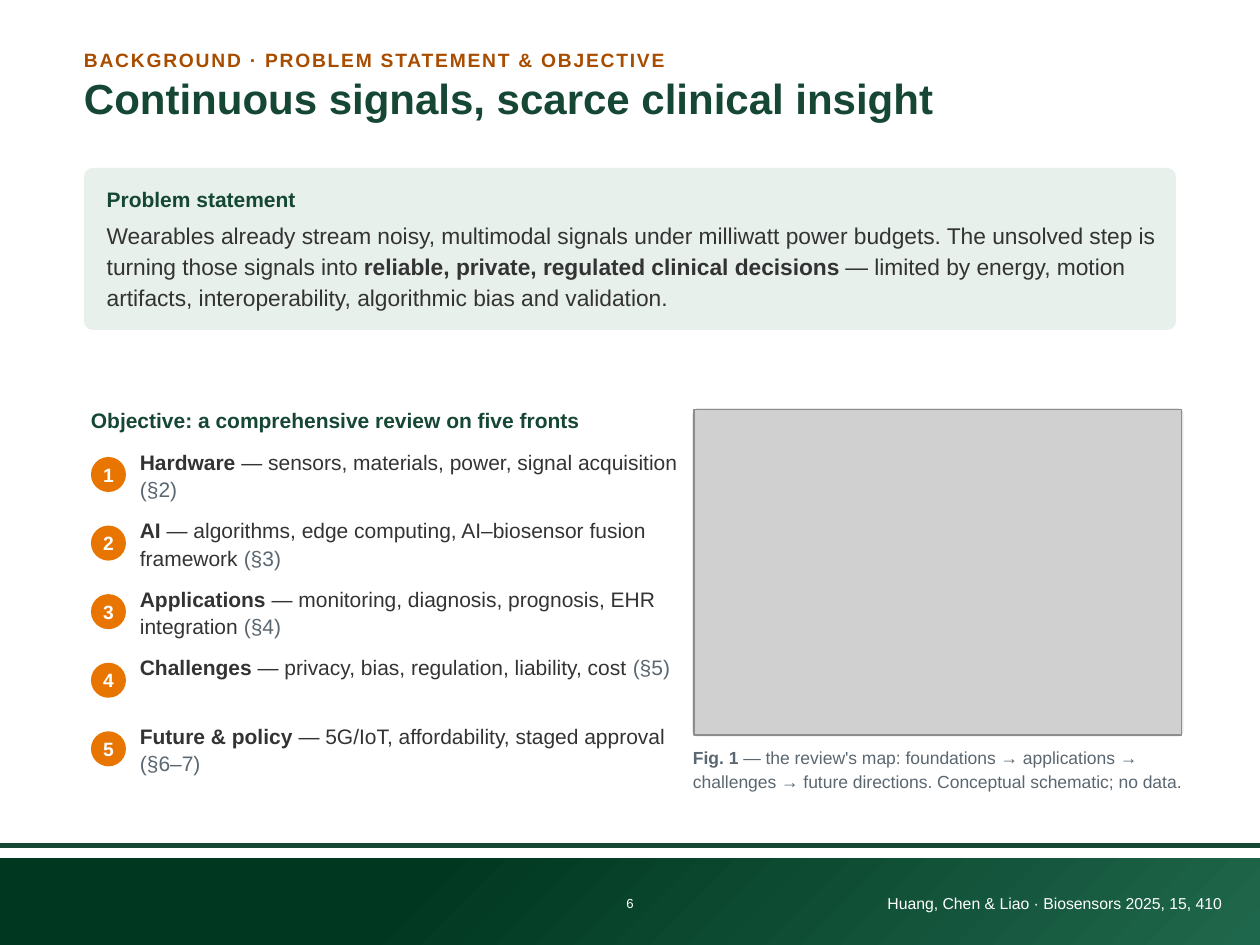
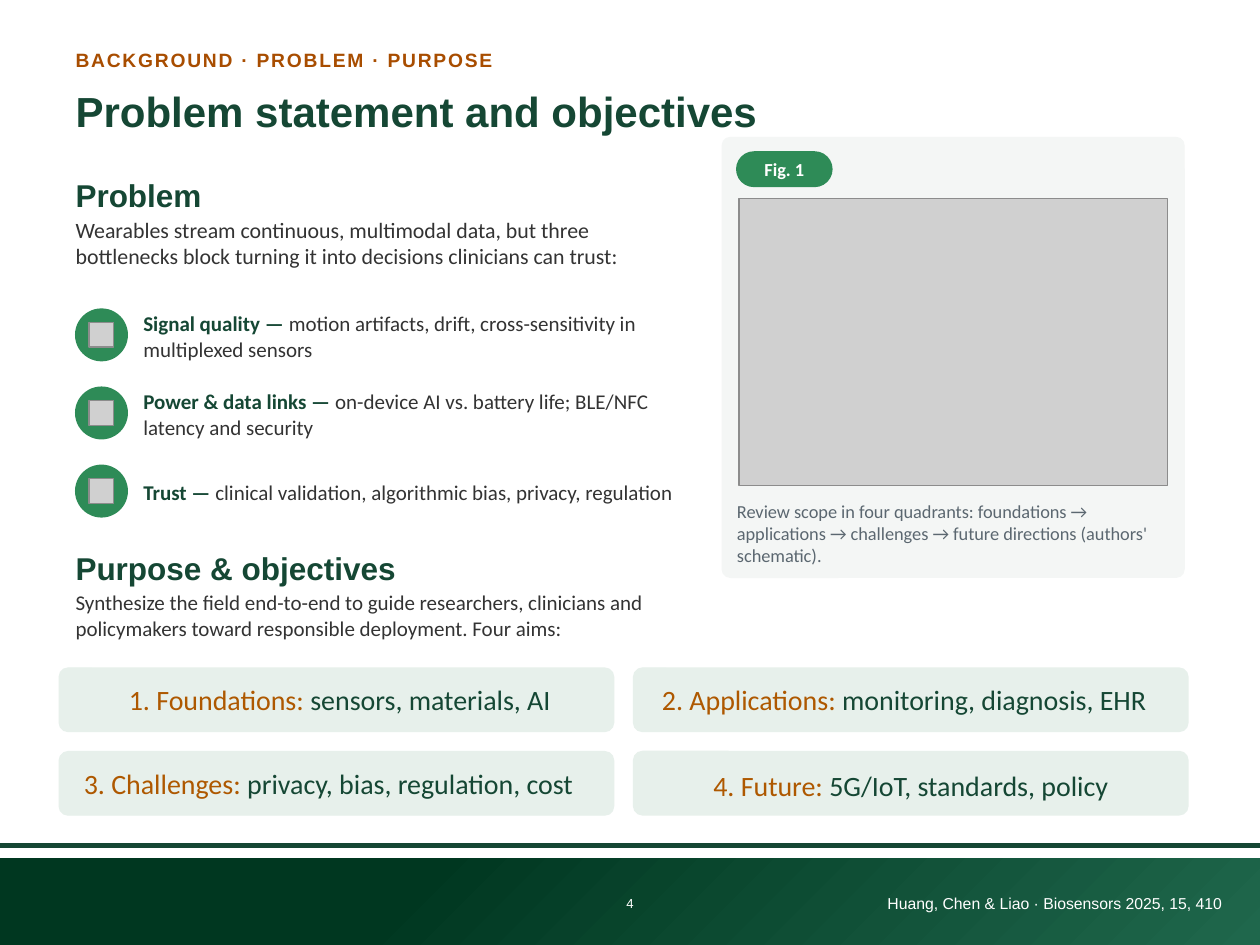
Before and after one commit to Rittik047/BMEN_6367_Presentation_Venus, a slide deck: slide 3 of Presentation/individual/Rittik_AI_Wearable_Bioelectronics_UTD_4x3.pptx (slide 5 before the commit). Drawn at 1260x945 pixels with LibreOffice and Linux fonts; fonts in the diff are those of the drawing; grey boxes stand for pictures; background and template pictures are left out. Boxes give left, top, right and bottom in pixels: in the first picture for what was removed or moved away, otherwise in the second. Text is boxed around its words. In the diff, an @@ line names an element or a change of style, - is before the commit and + after.

Commit message:
Updated PPT

```diff
--- a/Presentation/individual/Rittik_AI_Wearable_Bioelectronics_UTD_4x3.pptx
+++ b/Presentation/individual/Rittik_AI_Wearable_Bioelectronics_UTD_4x3.pptx
@@ text at (x1=76, y1=53, x2=493, y2=68): text changed @@
-BACKGROUND · PROBLEM STATEMENT & OBJECTIVE
+BACKGROUND · PROBLEM · PURPOSE
@@ title removed at (x1=84, y1=83, x2=933, y2=123) @@
-Continuous signals, scarce clinical insight
@@ title added at (x1=76, y1=96, x2=756, y2=136), 24 pt, text #154734, bold @@
+Problem statement and objectives
@@ rounded rectangle removed at (x1=84, y1=168, x2=1177, y2=330) @@
@@ text at (x1=76, y1=184, x2=202, y2=208): text changed; size 12 to 18 pt @@
-Problem statement
+Problem
@@ text removed at (x1=107, y1=227, x2=1155, y2=311) @@
-Wearables already stream noisy, multimodal signals under milliwatt power budgets. The unsolved step is turning those signals into reliable, private, regulated clinical decisions — limited by energy, motion artifacts, interoperability, algorithmic bias and validation.
@@ group added at (x1=722, y1=137, x2=1184, y2=577): 2 rounded rectangles, 2 texts, 1 picture @@
+Fig. 1
+Review scope in four quadrants: foundations → applications → challenges → future directions (authors' schematic).
@@ group added at (x1=76, y1=222, x2=672, y2=640): 6 texts, 3 ellipses, 3 pictures @@
+Wearables stream continuous, multimodal data, but three bottlenecks block turning it into decisions clinicians can trust:
+Signal quality — motion artifacts, drift, cross-sensitivity in multiplexed sensors
+Power & data links — on-device AI vs. battery life; BLE/NFC latency and security
+Trust — clinical validation, algorithmic bias, privacy, regulation
+Purpose & objectives
+Synthesize the field end-to-end to guide researchers, clinicians and policymakers toward responsible deployment. Four aims:
@@ vertical alignment top to middle in 3 elements at (x1=84, y1=774, x2=573, y2=799), (x1=76, y1=184, x2=202, y2=208), (x1=662, y1=690, x2=1146, y2=715) @@
@@ text at (x1=662, y1=690, x2=1146, y2=715): text changed; size 12 to 16 pt; font Arial to Calibri; text colour #333333 to #154734 @@
-Applications — monitoring, diagnosis, prognosis, EHR integration (§4)
+2. Applications: monitoring, diagnosis, EHR
@@ text at (x1=84, y1=774, x2=573, y2=799): text changed; size 12 to 16 pt; font Arial to Calibri; text colour #333333 to #154734 @@
-Challenges — privacy, bias, regulation, liability, cost (§5)
+3. Challenges: privacy, bias, regulation, cost
@@ group removed at (x1=91, y1=408, x2=1183, y2=792): 5 texts, 4 ellipses, 1 rounded rectangle, 1 picture @@
-Objective: a comprehensive review on five fronts
-1
-Hardware — sensors, materials, power, signal acquisition (§2)
-2
-AI — algorithms, edge computing, AI–biosensor fusion framework (§3)
-3
-5
-Future & policy — 5G/IoT, affordability, staged approval (§6–7)
-Fig. 1 — the review's map: foundations → applications → challenges → future directions. Conceptual schematic; no data.
@@ group added at (x1=59, y1=668, x2=1188, y2=815): 4 rounded rectangles, 2 texts @@
+1. Foundations: sensors, materials, AI
+4. Future: 5G/IoT, standards, policy
@@ page number moved from (x1=91, y1=663, x2=126, y2=698) to (x1=626, y1=899, x2=633, y2=908) @@
@@ page number at (x1=626, y1=899, x2=633, y2=908): size 11 to 7.5 pt, bold off; fill #E87500 to none @@
@@ page number removed at (x1=626, y1=899, x2=633, y2=908) @@
-6
```
Also in this commit, not shown: 1 other slide changed, 14 slides added, 23 slides removed, 3 other files.
